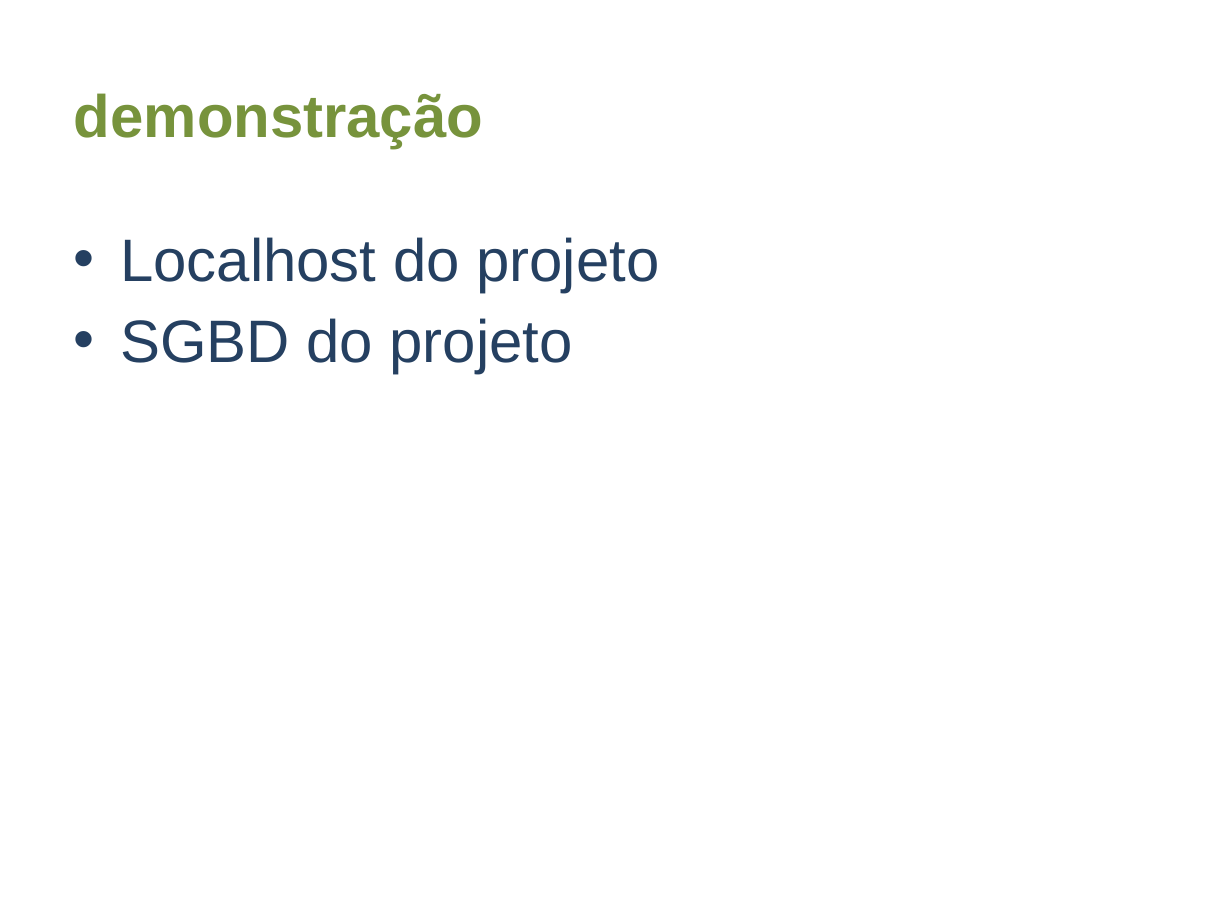
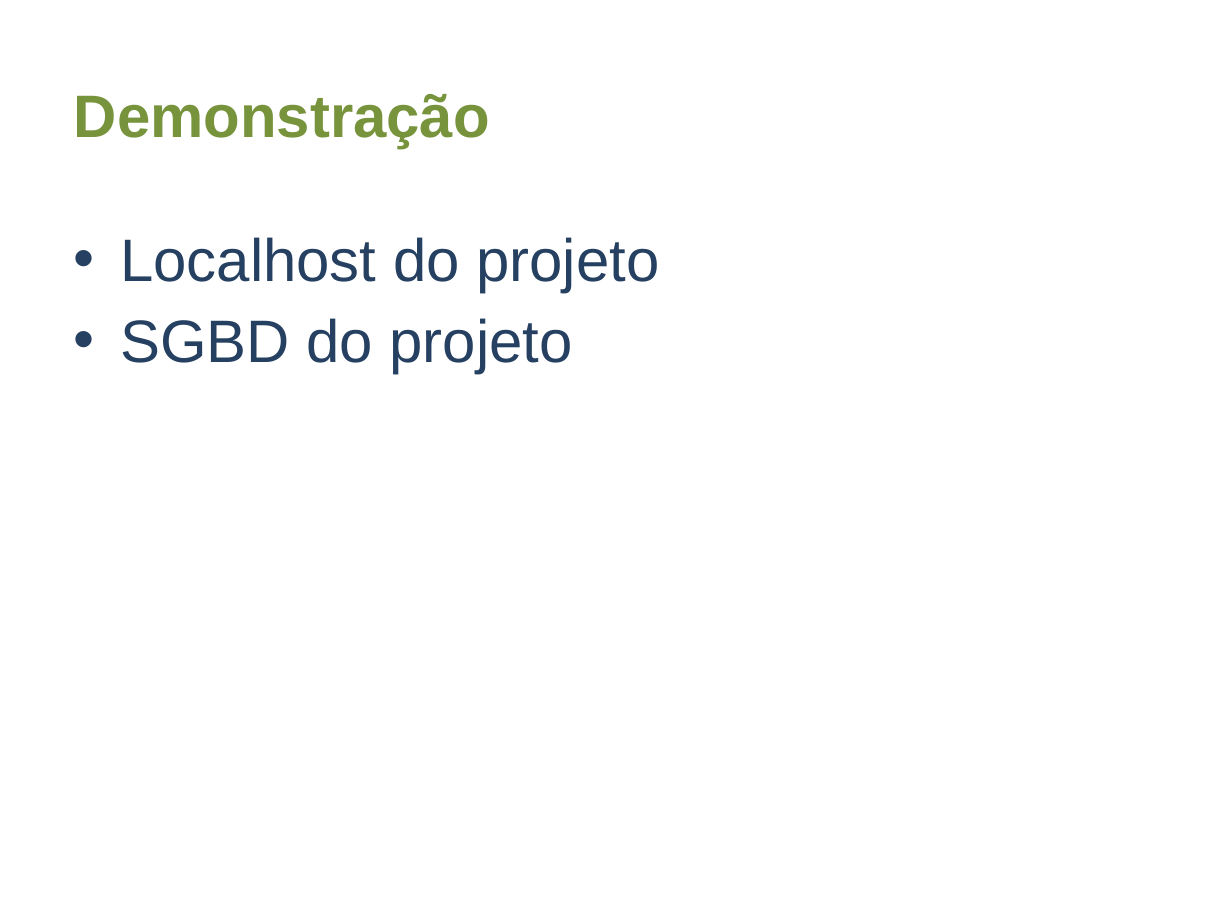
Before and after one commit to aweiand/jarbas, a slide deck: slide 18 of assets/docs/Apresentacao Jarbas.odp (slide 11 before the commit). Drawn at 1232x924 pixels with LibreOffice and Linux fonts; fonts in the diff are those of the drawing. Boxes give left, top, right and bottom in pixels: in the first picture for what was removed or moved away, otherwise in the second. Text is boxed around its words. In the diff, an @@ line names an element or a change of style, - is before the commit and + after.

```diff
--- a/assets/docs/Apresentacao Jarbas.odp
+++ b/assets/docs/Apresentacao Jarbas.odp
@@ title at box(74, 94, 490, 149): text changed @@
-demonstração
+Demonstração
```
Also in this commit, not shown: 6 other slides changed, 10 slides added, 3 slides removed, 7 other files.
